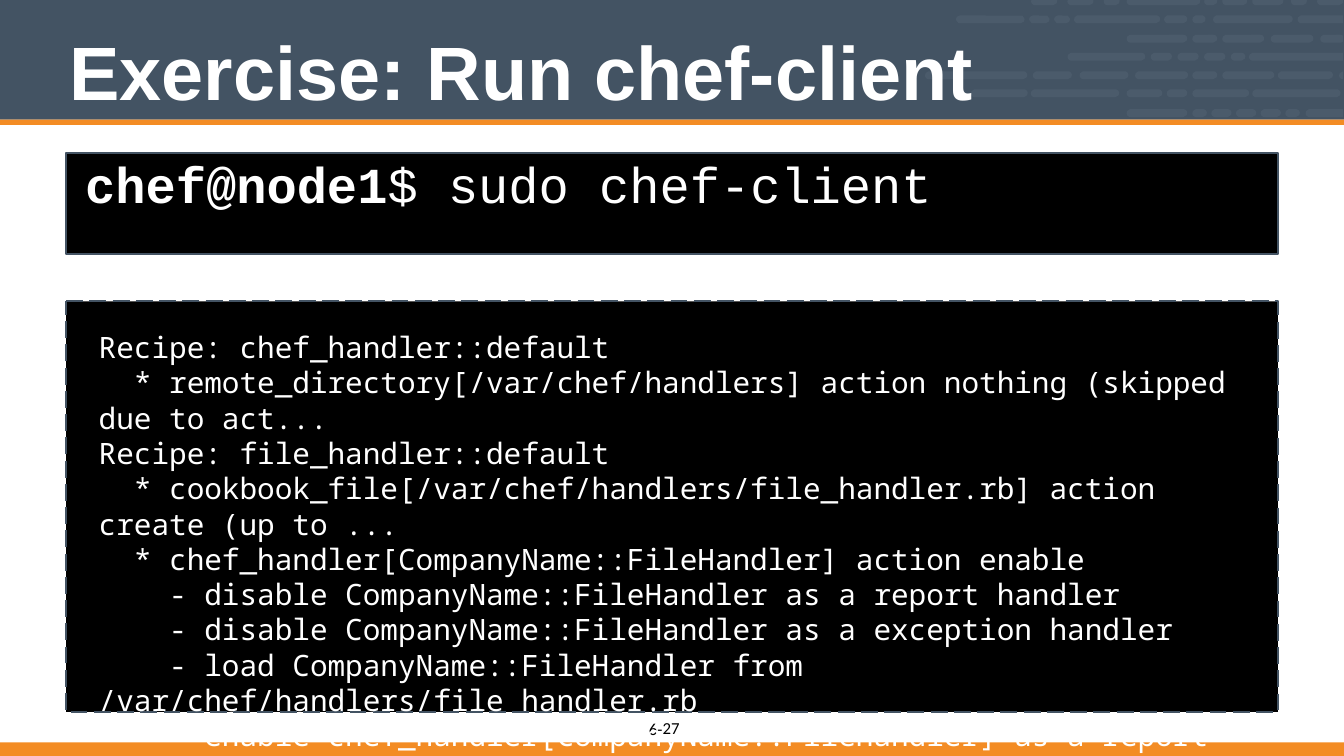
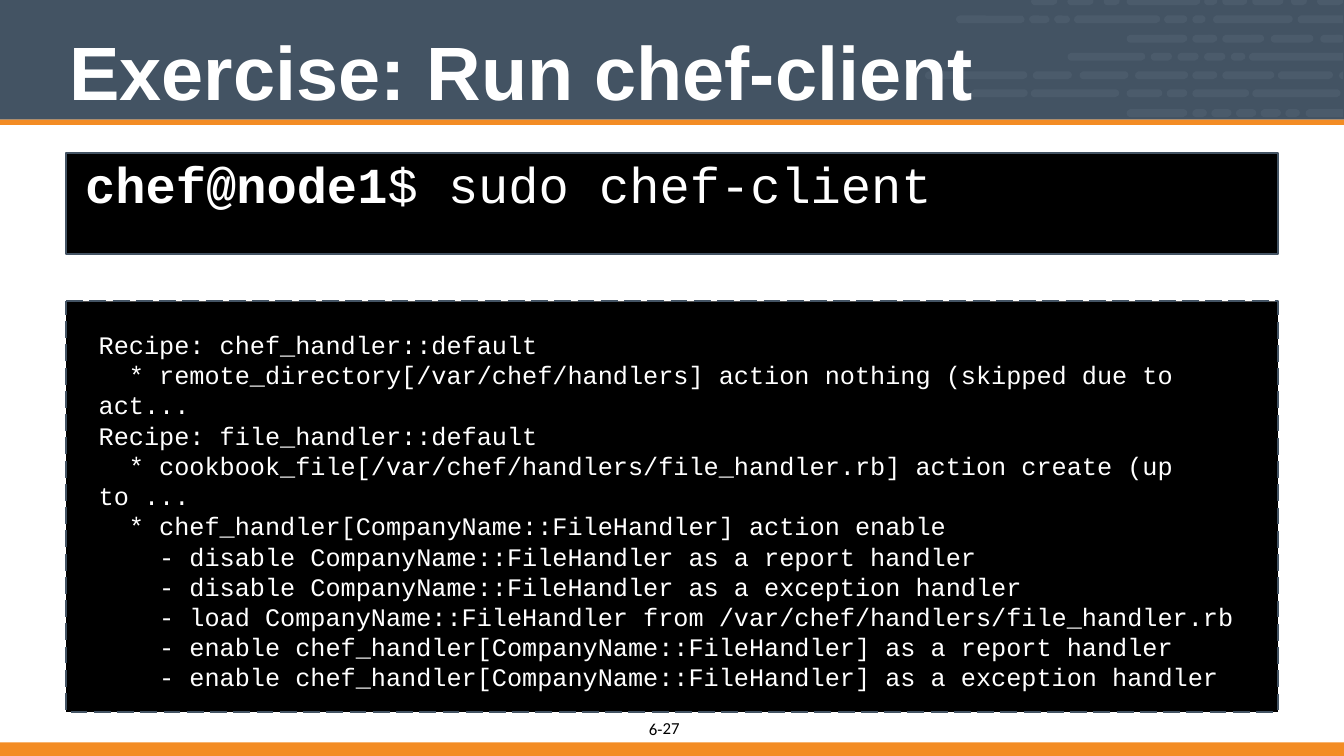
Before and after one commit to vinyar/chef-intermediate, a slide deck: slide 27 of 06-implementing_chef_handlers-file_handler.pptx. Drawn at 1344x756 pixels with LibreOffice and Linux fonts; fonts in the diff are those of the drawing. Boxes give left, top, right and bottom in pixels: in the first picture for what was removed or moved away, otherwise in the second. Text is boxed around its words. In the diff, an @@ line names an element or a change of style, - is before the commit and + after.

```diff
--- a/06-implementing_chef_handlers-file_handler.pptx
+++ b/06-implementing_chef_handlers-file_handler.pptx
@@ text "Recipe: chef_handler::default" at bbox=[99, 335, 1233, 692]: size 28 to 24 pt, font Noto Sans Mono to Courier New @@
```
Also in this commit, not shown: 4 other slides changed.
